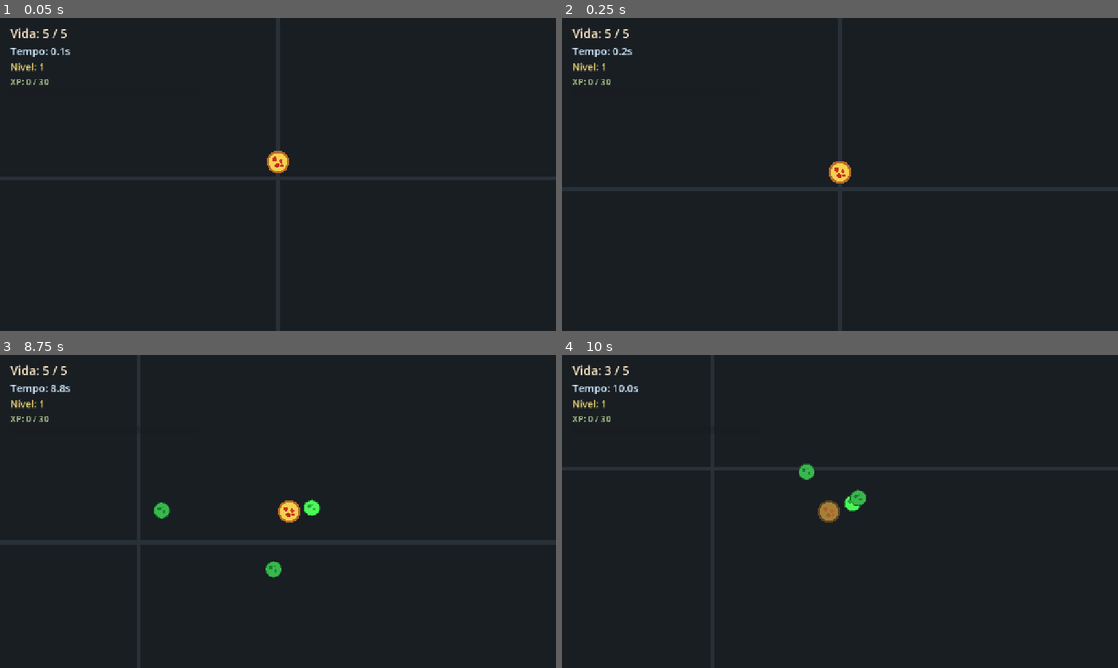
Above: before the commit, frames 1-4 (two rows, left to right).
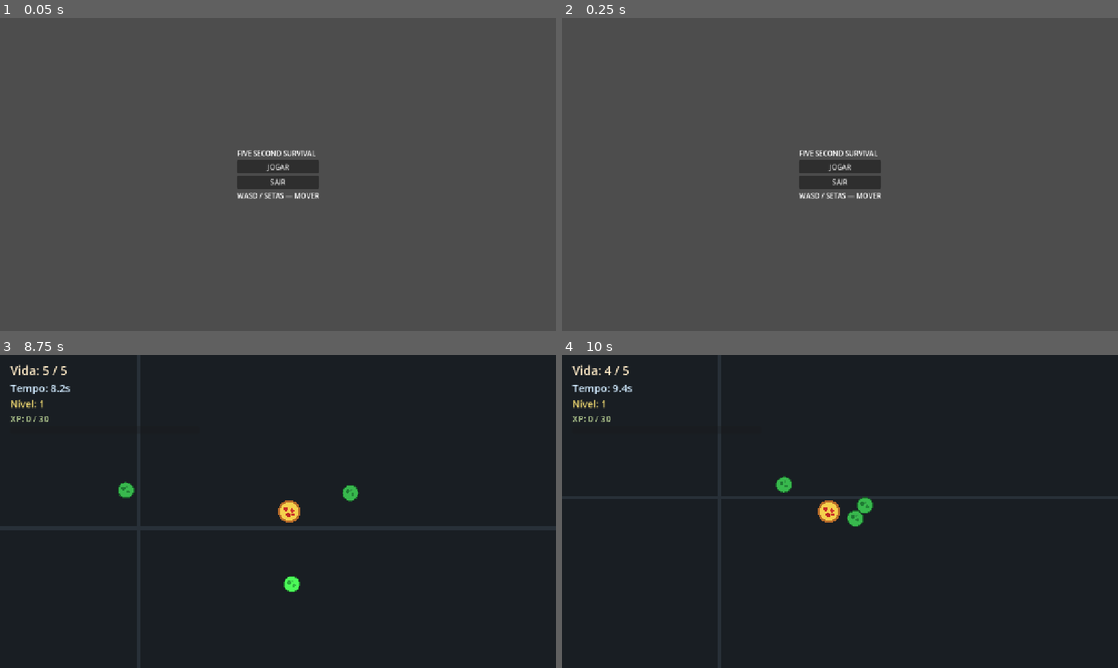
Above: after the commit, the same moments.

Repository: kosh202/five-second-survival
Game: Godot game, scene res://scenes/ui/main_menu.tscn
The game is run twice, just before and just after one commit, with the same random seed, the same clock (stepped at 60 frames per second) and the same inputs. Before the commit the project starts from res://scenes/main.tscn.
Inputs (mouse positions are in pixels of both pictures, inside the frame that each line leads up to):
- Up to frame 1 (0.05 s): no input
- Up to frame 2 (0.25 s): no input
- Up to frame 3 (8.75 s): click (278, 505) at 0.5 s, where only the run after the commit has a clickable "JOGAR"; tap Enter at 1.25 s; hold D (move_right) 1.28-2.03 s; tap R (restart) at 2, 3.5 s; hold S (move_down) 2.03-2.78 s; hold D (move_right) 2.78-3.53 s; hold W (move_up) 3.53-4.28 s; hold A (move_left) 4.28-5.78 s; hold S (move_down) 5.78-6.53 s; hold D (move_right) 6.53-7.28 s; hold W (move_up) 7.28-8.03 s; hold D (move_right) from 8.03 s (still down)
- Up to frame 4 (10 s): release D (move_right) at 8.78 s; hold S (move_down) 8.78-9.53 s; hold A (move_left) from 9.53 s (still down)

The runs differ from the first frame. In frame 1, 99% of the frame differs, in the area x 0-100%, y 0-100%; in frame 2, 99%; in frame 3, 0.7%; in frame 4, 1.0%.

Commit message:
feat: add main menu

Diff:
--- a/project.godot
+++ b/project.godot
@@ -12,7 +12,7 @@
 
 config/name="Five Second Survival"
 config/description="Survival de hordas 2D: uma comida caída no chão tenta sobreviver à invasão de germes."
-run/main_scene="res://scenes/main.tscn"
+run/main_scene="uid://ps0qpbid8kpf"
 config/features=PackedStringArray("4.7", "GL Compatibility")
 config/icon="res://icon.svg"
 
--- /dev/null
+++ b/scenes/ui/main_menu.tscn
@@ -0,0 +1,39 @@
+[gd_scene format=3 uid="uid://ps0qpbid8kpf"]
+
+[ext_resource type="Script" uid="uid://btuk157haapjb" path="res://scripts/ui/main_menu.gd" id="1_sl1te"]
+
+[node name="Control" type="Control" unique_id=194965960]
+layout_mode = 3
+anchors_preset = 15
+anchor_right = 1.0
+anchor_bottom = 1.0
+grow_horizontal = 2
+grow_vertical = 2
+script = ExtResource("1_sl1te")
+
+[node name="CenterContainer" type="CenterContainer" parent="." unique_id=1329174074]
+layout_mode = 1
+anchors_preset = 15
+anchor_right = 1.0
+anchor_bottom = 1.0
+grow_horizontal = 2
+grow_vertical = 2
+
+[node name="VBoxContainer" type="VBoxContainer" parent="CenterContainer" unique_id=2050007367]
+layout_mode = 2
+
+[node name="TitleLabel" type="Label" parent="CenterContainer/VBoxContainer" unique_id=351750653]
+layout_mode = 2
+text = "FIVE SECOND SURVIVAL"
+
+[node name="PlayButton" type="Button" parent="CenterContainer/VBoxContainer" unique_id=1201294174]
+layout_mode = 2
+text = "JOGAR"
+
+[node name="QuitButton" type="Button" parent="CenterContainer/VBoxContainer" unique_id=1083438859]
+layout_mode = 2
+text = "SAIR"
+
+[node name="InstructionsLabel" type="Label" parent="CenterContainer/VBoxContainer" unique_id=1529866057]
+layout_mode = 2
+text = "WASD / SETAS — MOVER"
--- /dev/null
+++ b/scripts/ui/main_menu.gd
@@ -0,0 +1,14 @@
+
+extends Control
+
+func _ready() -> void:
+	$CenterContainer/VBoxContainer/PlayButton.pressed.connect(_on_play_pressed)
+	$CenterContainer/VBoxContainer/QuitButton.pressed.connect(_on_quit_pressed)
+
+
+func _on_play_pressed() -> void:
+	get_tree().change_scene_to_file("res://scenes/main.tscn")
+
+
+func _on_quit_pressed() -> void:
+	get_tree().quit()
Not shown, added: scripts/ui/main_menu.gd.uid
